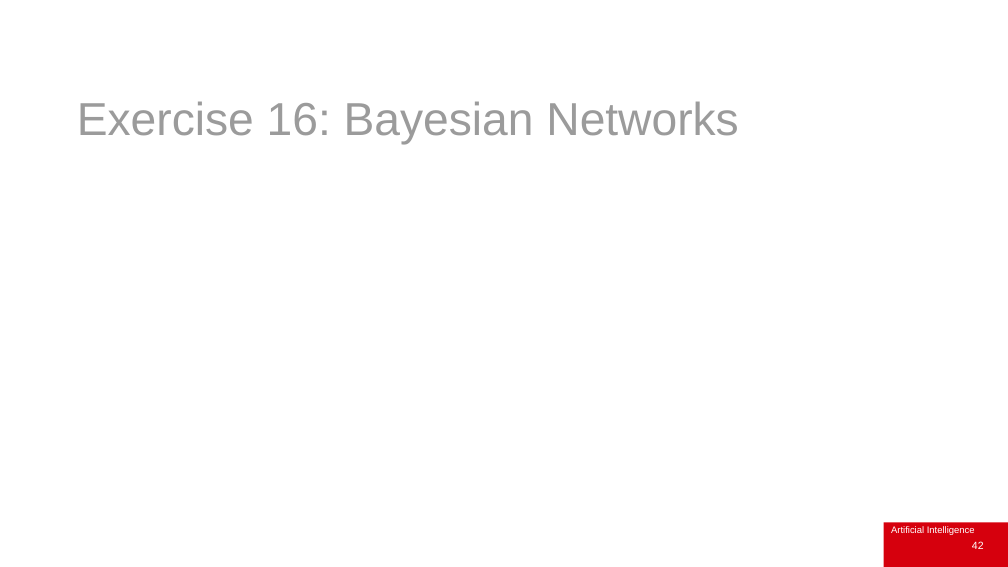
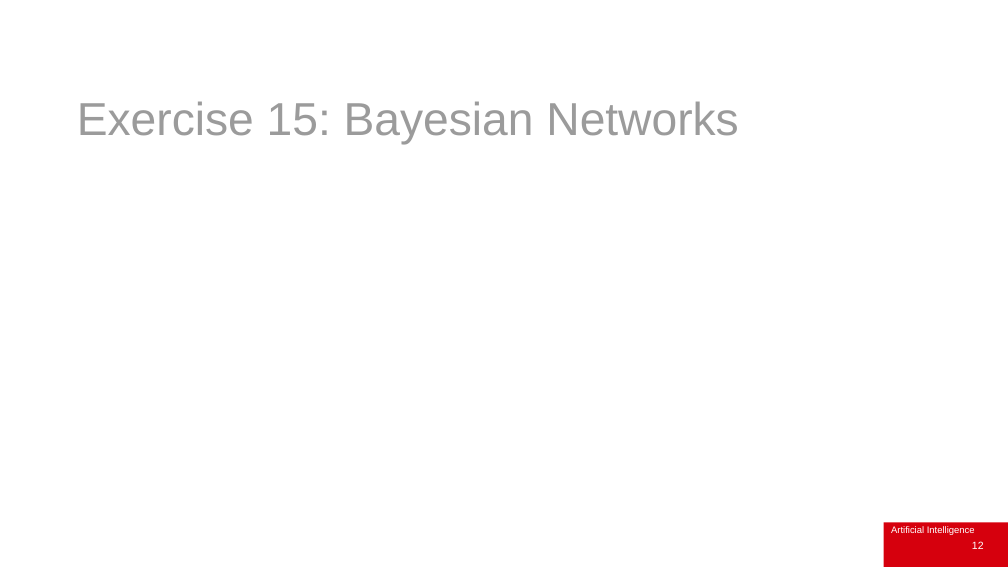
Before and after one commit to IainStyles/Knowledge-Engineering-2025, a slide deck: slide 12 of slides/ECS8052 Week 8 2025-11-10.pptx (slide 42 before the commit). Drawn at 1008x567 pixels with LibreOffice and Linux fonts; fonts in the diff are those of the drawing; background and template pictures are left out. Boxes give left, top, right and bottom in pixels: in the first picture for what was removed or moved away, otherwise in the second. Text is boxed around its words. In the diff, an @@ line names an element or a change of style, - is before the commit and + after.

```diff
--- a/slides/ECS8052 Week 8 2025-11-10.pptx
+++ b/slides/ECS8052 Week 8 2025-11-10.pptx
@@ text at [77,101,738,144]: text changed @@
-Exercise 16: Bayesian Networks
+Exercise 15: Bayesian Networks
@@ page number at [972,541,984,549]: text changed @@
-42
+12
```
Also in this commit, not shown: 11 other slides changed, 3 slides added, 48 slides removed, 8 other files.
